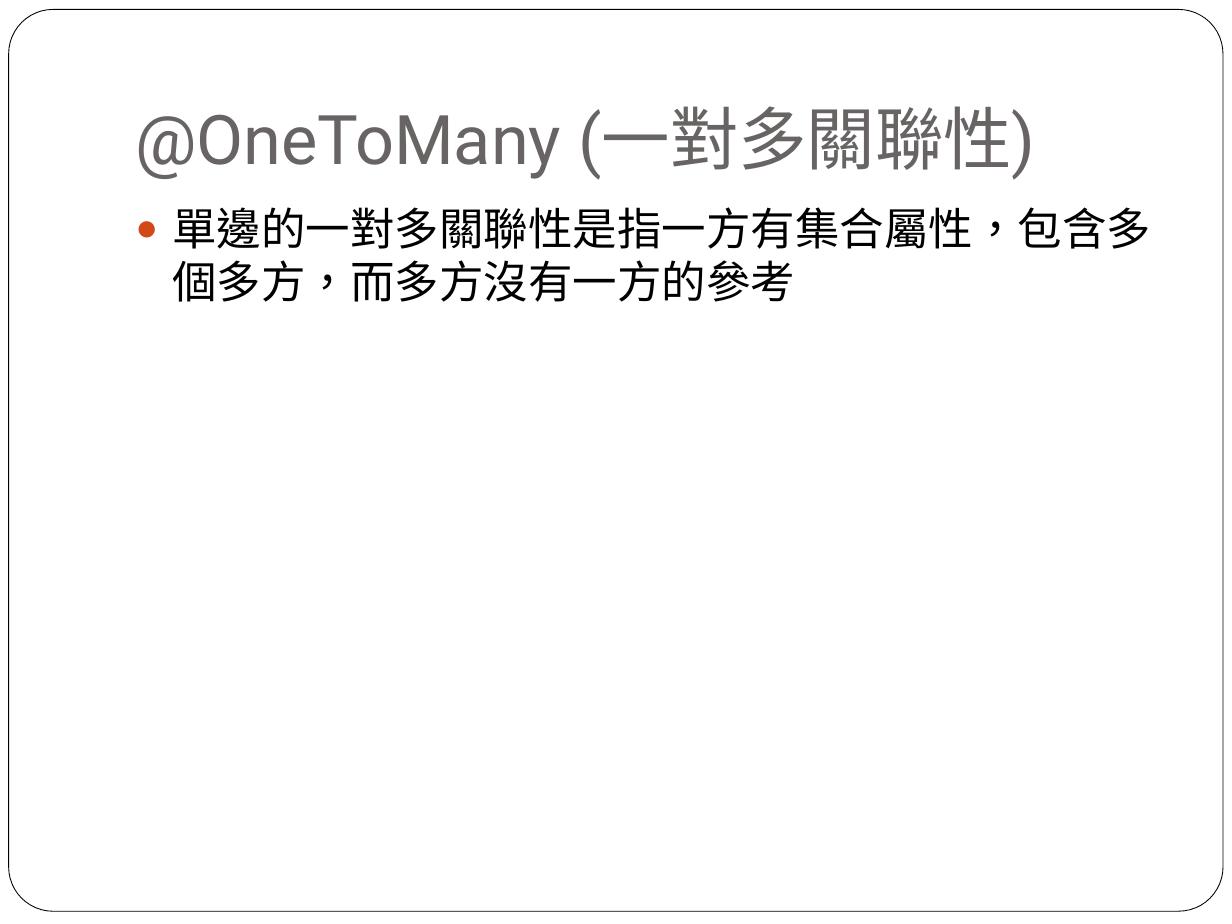
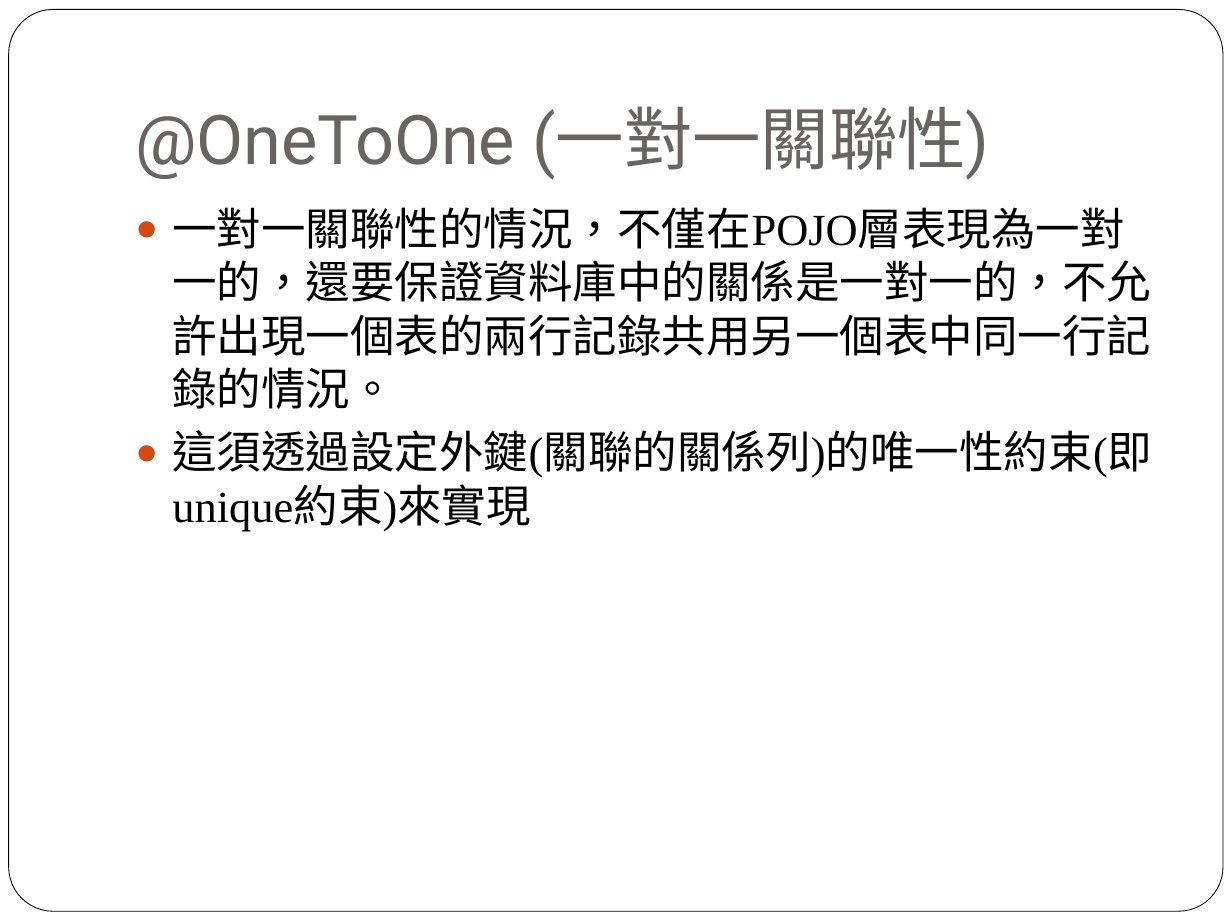
Before and after one commit to lontn/spring-jpa, a slide deck: slide 20 of doc/Spring JPA配置.pptx. Drawn at 1232x924 pixels with LibreOffice and Linux fonts; fonts in the diff are those of the drawing. Boxes give left, top, right and bottom in pixels: in the first picture for what was removed or moved away, otherwise in the second. Text is boxed around its words. In the diff, an @@ line names an element or a change of style, - is before the commit and + after.

```diff
--- a/doc/Spring JPA配置.pptx
+++ b/doc/Spring JPA配置.pptx
@@ title at (135, 106, 990, 180): text changed @@
-@OneToMany (一對多關聯性)
+@OneToOne (一對一關聯性)
@@ text at (172, 207, 1152, 531): text changed @@
-● 單邊的一對多關聯性是指一方有集合屬性，包含多個多方，而多方沒有一方的參考
+● 一對一關聯性的情況，不僅在POJO層表現為一對一的，還要保證資料庫中的關係是一對一的，不允許出現一個表的兩行記錄共用另一個表中同一行記錄的情況。
+● 這須透過設定外鍵(關聯的關係列)的唯一性約束(即unique約束)來實現
```
Also in this commit, not shown: 1 other slide changed, 1 slide added.
